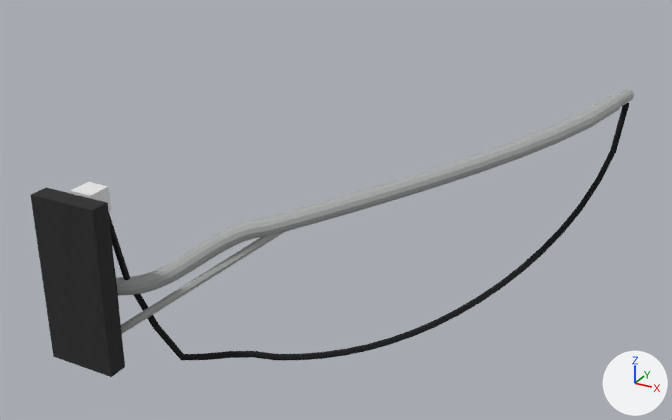
The OBJ model src/main/resources/assets/realgrid/models/block/pole_light_mount/arm_3_right_wired.obj as it was, and as the next commit left it.
Both versions are drawn from a camera (50 mm lens) standing at (3.46, -3.8, 2.6) and looking at (1.35, 0.04, 0.68). Every picture has the same lights, and +X, +Y and +Z are marked at lower right. The older version comes first. Where no turn or scale is listed for an object, it has been applied to the vertices. Vertices at exactly the same position are counted once.

Before the edit, the objects in view are built like this:
```python
me_pole_light_mount_3_right_wired = bpy.data.meshes.new('pole_light_mount_3_right_wired')
me_pole_light_mount_3_right_wired.from_pydata(...)  # 524 vertices, 491 faces; spans x 0.31..2.53, y -1.0..1.2, z -0.07..1.2
# faces by material slot: [30, 309, 6, 146]
me_pole_light_mount_3_right_wired.materials.append(mat_clamp)  # picture img_pole_light_mount_clamp
me_pole_light_mount_3_right_wired.materials.append(mat_metal)  # picture img_pole_light_mount_metal
me_pole_light_mount_3_right_wired.materials.append(mat_porcelain)  # its picture is missing
me_pole_light_mount_3_right_wired.materials.append(mat_cable)  # picture img_pole_light_mount_cable
ob_pole_light_mount_3_right_wired = bpy.data.objects.new('pole_light_mount_3_right_wired', me_pole_light_mount_3_right_wired)
ob_pole_light_mount_3_right_wired.location = (0.0, 0.0, 0.0)
```
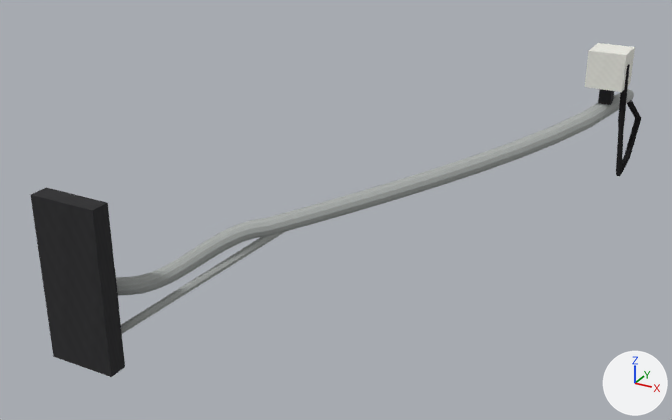
Location of each change, (x1, y1, x2, y2) in pixels of the pictures (672 x 420 px):
'pole_light_mount_3_right_wired', reshaped (16% taller)
    before: (31, 89, 634, 377)
    after: (31, 43, 641, 377)
part 1 of me_pole_light_mount_3_right_wired, added
    after: (598, 89, 614, 105)
part 2 of me_pole_light_mount_3_right_wired, added
    after: (585, 43, 635, 92)
part 3 of me_pole_light_mount_3_right_wired, added
    after: (616, 64, 641, 176)
part 4 of me_pole_light_mount_3_right_wired, deleted
    before: (109, 103, 630, 360)
part 5 of me_pole_light_mount_3_right_wired, deleted
    before: (70, 182, 111, 212)

The change, as a list of edits to the scene's bpy script:
```text
Change me_pole_light_mount_3_right_wired:
    used by ob_pole_light_mount_3_right_wired; location = (0.0, 0.0, 0.0)
    remove me_pole_light_mount_3_right_wired.from_pydata(...)  # 524 vertices, 491 faces; spans x 0.31..2.53, y -1.0..1.2, z -0.07..1.2
    add me_pole_light_mount_3_right_wired.from_pydata(...)  # 412 vertices, 377 faces; spans x 0.31..2.6, y -1.0..1.2, z 0.06..1.45
    me_pole_light_mount_3_right_wired part 1: a new loose piece, a box spanning x 2.412..2.475, y 0.904..0.967, z 1.173..1.267, in mat_clamp (picture img_pole_light_mount_clamp)
    me_pole_light_mount_3_right_wired part 2: a new loose piece, a box spanning x 2.35..2.54, y 0.84..1.03, z 1.27..1.45, in mat_porcelain (its picture is missing)
    me_pole_light_mount_3_right_wired part 3: a new loose piece of 36 vertices spanning x 2.49..2.6, y 0.88..1.2, z 0.78..1.39, in mat_cable (picture img_pole_light_mount_cable)
    me_pole_light_mount_3_right_wired part 4: the loose piece of 150 vertices spanning x 0.49..2.52, y -0.77..1.2, z -0.07..1.12 is deleted
    me_pole_light_mount_3_right_wired part 5: the loose piece of 8 vertices spanning x 0.44..0.56, y -0.87..-0.75, z 0.81..0.94 is deleted
    other edits to the shape of me_pole_light_mount_3_right_wired do not show in these pictures
```
